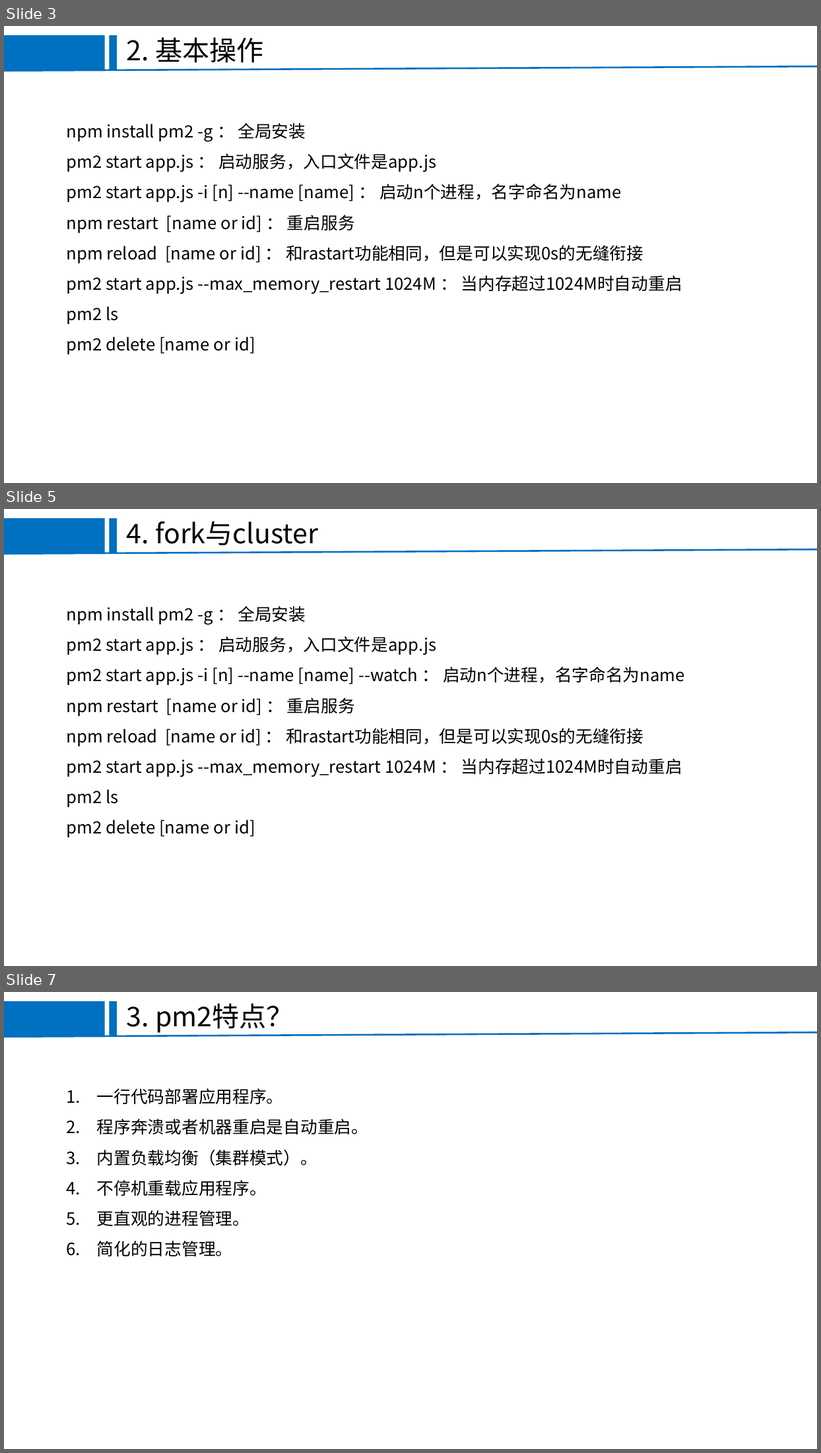
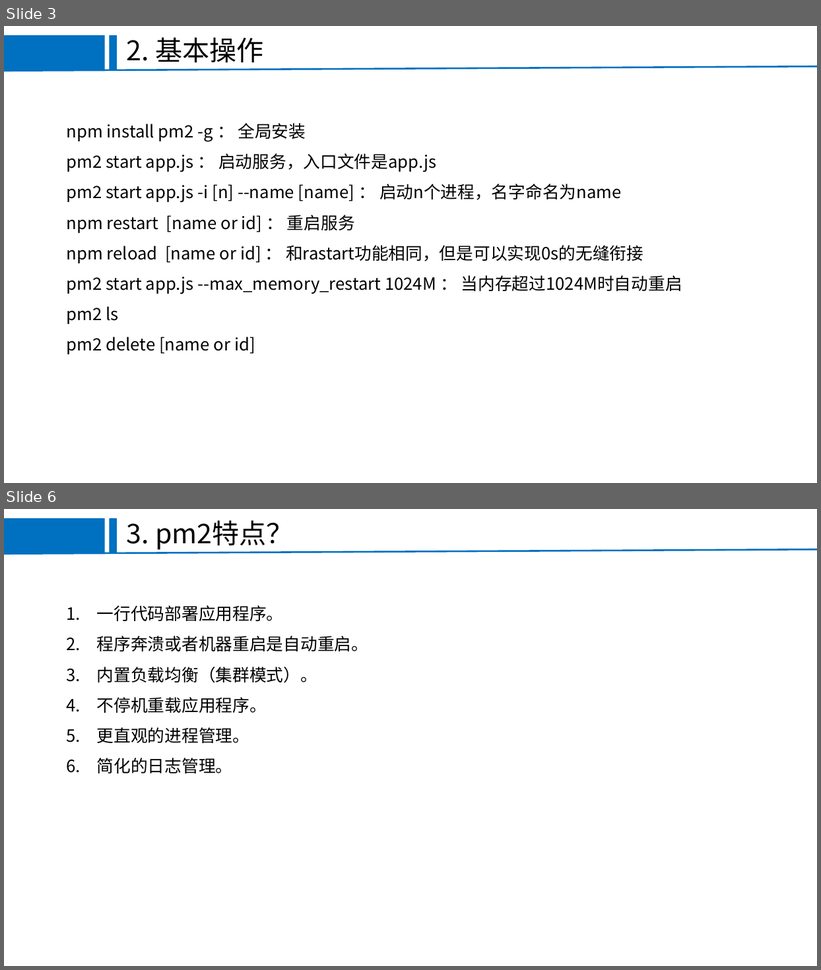
Before and after one commit to FEjohnny/demos, a slide deck: pm2/pm2.pptx. Shown one above the other, each under a label of ours: slides 3, 5 and 7 before the commit, slides 3 and 6 after it; the slides between them are not shown. The pictures are 821x1453 and 821x970 pixels, drawn with LibreOffice and Linux fonts; fonts in the diff are those of the drawing; background and template pictures are left out. Boxes give left, top, right and bottom in pixels: in the first picture for what was removed or moved away, otherwise in the second. Text is boxed around its words. In the diff, an @@ line names an element or a change of style, - is before the commit and + after.

```diff
--- a/pm2/pm2.pptx
+++ b/pm2/pm2.pptx
@@ slide 5 removed at (4,509,817,966), background #FFFFFF; not listed: 3 template elements that a slide beside it also shows @@
@@ text removed at (127,521,318,545) @@
-4. fork与cluster
@@ text removed at (67,606,685,838) @@
-npm install pm2 -g ： 全局安装
-pm2 start app.js ： 启动服务，入口文件是app.js
-pm2 start app.js -i [n] --name [name] --watch ： 启动n个进程，名字命名为name
-npm restart [name or id] ： 重启服务
-npm reload [name or id] ： 和rastart功能相同，但是可以实现0s的无缝衔接
-pm2 start app.js --max_memory_restart 1024M ： 当内存超过1024M时自动重启
-pm2 ls
-pm2 delete [name or id]
@@ what was slide 7 is now slide 6 @@
```
Also in this commit, not shown: 3 slides changed, 5 slides added, 1 other slide removed, 3 other files.
